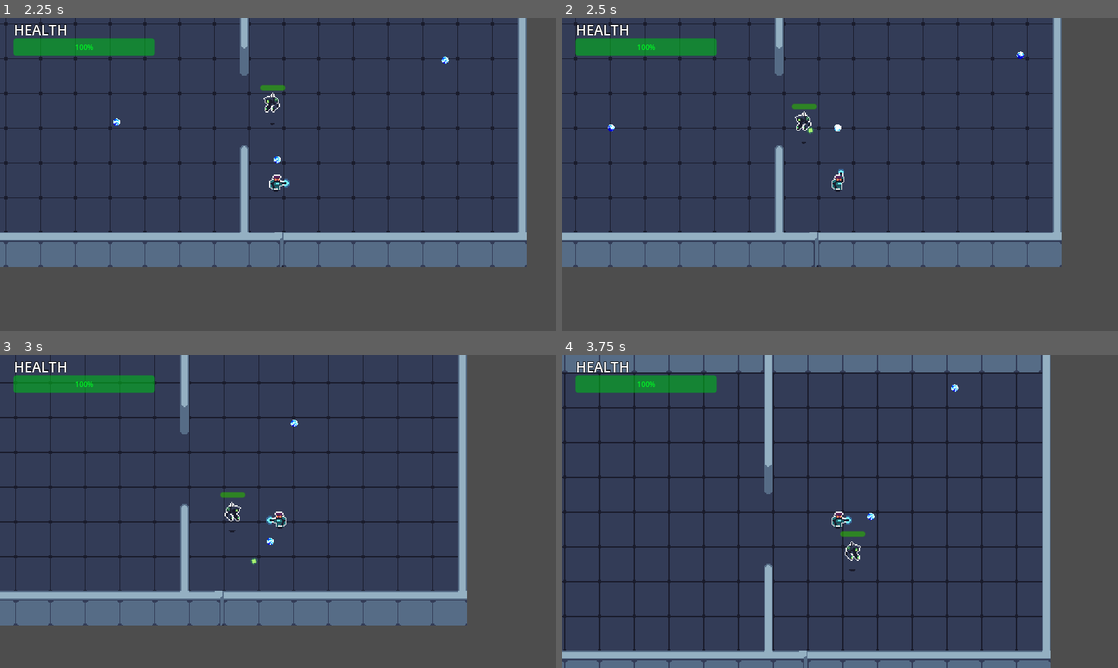
Above: before the commit, frames 1-4 (two rows, left to right).
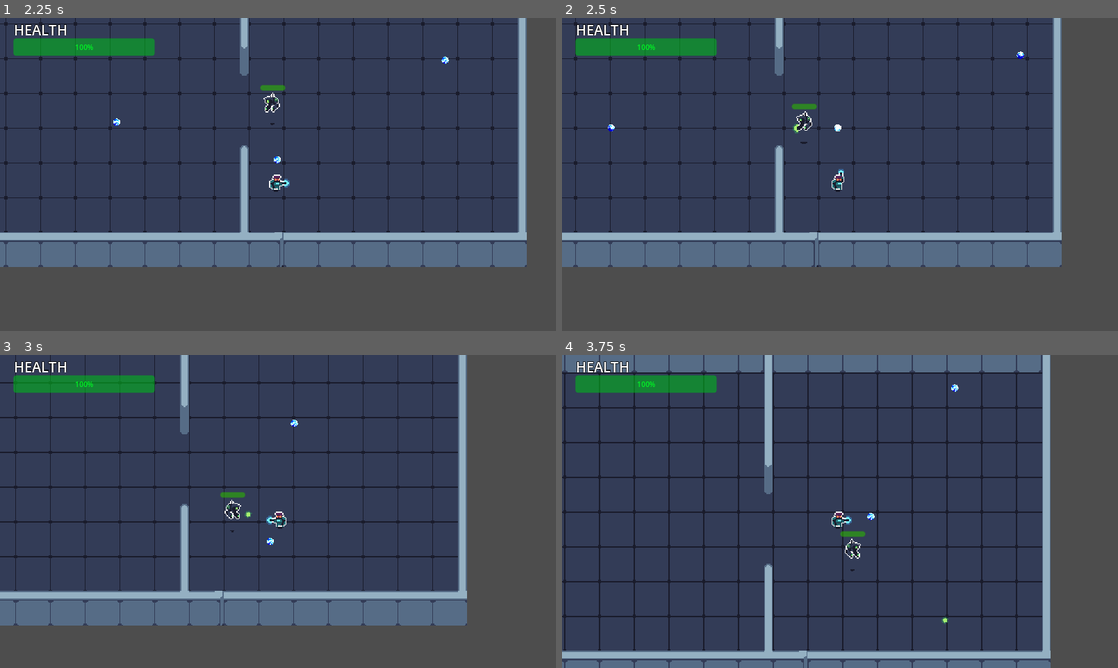
Above: after the commit, the same moments.

Repository: AugustanaCSC380January2024/final-game-solo
Game: Godot game, scene res://Scenes/Game.tscn
Same seed, same stepped clock (60 frames per second), same inputs: the game is played once before the commit and once after it.
Inputs (mouse positions are in pixels of both pictures, inside the frame that each line leads up to):
- Up to frame 1 (2.25 s): move the mouse to (400, 158) at 0.52 s; hold D (move_right) 0.53-1.28 s; click (400, 158) at 0.6 s; move the mouse to (166, 190) at 1.27 s; hold S (move_down) 1.28-2.03 s; click (166, 190) at 1.35 s; move the mouse to (333, 105) at 2.02 s; hold D (move_right) from 2.03 s (still down); click (333, 105) at 2.1 s
- Up to frame 2 (2.5 s): keep holding D (move_right)
- Up to frame 3 (3 s): move the mouse to (250, 574) at 2.77 s; release D (move_right) at 2.78 s; hold W (move_up) from 2.78 s (still down); click (250, 574) at 2.85 s
- Up to frame 4 (3.75 s): move the mouse to (1006, 558) at 3.52 s; release W (move_up) at 3.53 s; hold A (move_left) from 3.53 s (still down); click (1006, 558) at 3.6 s

Frame 1 is identical in both runs. In frame 2, 0.1% of the frame differs, in the area x 41-46%, y 29-41%; in frame 3, 0.1%, in the area x 40-47%, y 46-68%; in frame 4, 0.1%.

Commit message:
Added shooting and dying animation to enemy

Diff:
--- a/Scenes/enemy.tscn
+++ b/Scenes/enemy.tscn
@@ -36,6 +36,10 @@
 atlas = ExtResource("1_e25oh")
 region = Rect2(224, 96, 32, 32)
 
+[sub_resource type="AtlasTexture" id="AtlasTexture_pumyd"]
+atlas = ExtResource("1_e25oh")
+region = Rect2(288, 96, 32, 32)
+
 [sub_resource type="AtlasTexture" id="AtlasTexture_q4eij"]
 atlas = ExtResource("1_e25oh")
 region = Rect2(0, 0, 32, 32)
@@ -110,8 +114,11 @@
 }, {
 "duration": 1.0,
 "texture": SubResource("AtlasTexture_6ovuk")
-}],
-"loop": true,
+}, {
+"duration": 1.0,
+"texture": SubResource("AtlasTexture_pumyd")
+}],
+"loop": false,
 "name": &"die",
 "speed": 10.0
 }, {
@@ -162,7 +169,7 @@
 "duration": 1.0,
 "texture": SubResource("AtlasTexture_bilst")
 }],
-"loop": true,
+"loop": false,
 "name": &"shoot",
 "speed": 5.0
 }]
@@ -173,7 +180,43 @@
 [sub_resource type="CircleShape2D" id="CircleShape2D_mwe37"]
 radius = 120.004
 
+[sub_resource type="Animation" id="Animation_da0je"]
+resource_name = "die"
+length = 2.0
+tracks/0/type = "value"
+tracks/0/imported = false
+tracks/0/enabled = true
+tracks/0/path = NodePath("AnimatedSprite2D:animation")
+tracks/0/interp = 1
+tracks/0/loop_wrap = true
+tracks/0/keys = {
+"times": PackedFloat32Array(0),
+"transitions": PackedFloat32Array(1),
+"update": 1,
+"values": [&"die"]
+}
+
+[sub_resource type="Animation" id="Animation_cl0ka"]
+resource_name = "shoot"
+length = 0.4
+tracks/0/type = "value"
+tracks/0/imported = false
+tracks/0/enabled = true
+tracks/0/path = NodePath("AnimatedSprite2D:animation")
+tracks/0/interp = 1
+tracks/0/loop_wrap = true
+tracks/0/keys = {
+"times": PackedFloat32Array(0),
+"transitions": PackedFloat32Array(1),
+"update": 1,
+"values": [&"shoot"]
+}
+
 [sub_resource type="AnimationLibrary" id="AnimationLibrary_cd34t"]
+_data = {
+"die": SubResource("Animation_da0je"),
+"shoot": SubResource("Animation_cl0ka")
+}
 
 [node name="Enemy" type="CharacterBody2D" groups=["enemy"]]
 collision_layer = 4
@@ -184,7 +227,7 @@
 
 [node name="AnimatedSprite2D" type="AnimatedSprite2D" parent="."]
 sprite_frames = SubResource("SpriteFrames_qumam")
-animation = &"shoot"
+animation = &"die"
 autoplay = "idle"
 
 [node name="CollisionShape2D" type="CollisionShape2D" parent="."]
@@ -210,8 +253,6 @@
 
 [node name="WeaponTimer" type="Timer" parent="."]
 wait_time = 1.5
-
-[node name="AnimationTree" type="AnimationTree" parent="."]
 
 [node name="AnimationPlayer" type="AnimationPlayer" parent="."]
 libraries = {
--- a/Scripts/enemy.gd
+++ b/Scripts/enemy.gd
@@ -13,6 +13,7 @@
 @onready var animated_sprite = $AnimatedSprite2D
 @onready var health_bar = $HealthBar
 @onready var weapon_timer = $WeaponTimer
+@onready var animation_player = $AnimationPlayer
 
 var lazer_ball_scene = preload("res://Scenes/Projectiles/lazer_ball.tscn")
 
@@ -30,7 +31,8 @@
 	velocity = direction * speed
 	if (!dead && (abs(player.global_position.x - global_position.x) > 30) || (abs(player.global_position.y - global_position.y) > 30)):
 		move_and_slide()
-		update_animations(direction)
+		if !animation_player.is_playing():
+			update_animations(direction)
 
 func make_path():
 	if !dead:
@@ -56,8 +58,9 @@
 func die():
 		dead = true
 		velocity = Vector2.ZERO
-		animated_sprite.play("die")
-		await get_tree().create_timer(.7).timeout
+		health_bar.visible = false
+		animation_player.play("die")
+		await animation_player.animation_finished
 		queue_free()
 
 func set_health_bar():
@@ -65,13 +68,15 @@
 
 
 func shoot(body):
-	print("Shooting")
-	animated_sprite.play("shoot")
-	var lazer_ball = lazer_ball_scene.instantiate()
-	lazer_ball.global_position = global_position
-	lazer_ball.position = position
-	lazer_ball.direction = -body.global_position.direction_to(position)
-	projectile_container.add_child(lazer_ball)
+	if !dead:
+		print("Shooting")
+		animation_player.play("shoot")
+		await animation_player.animation_finished
+		var lazer_ball = lazer_ball_scene.instantiate()
+		lazer_ball.global_position = global_position
+		lazer_ball.position = position
+		lazer_ball.direction = -body.global_position.direction_to(position)
+		projectile_container.add_child(lazer_ball)
 
 
 func _on_range_body_entered(body):
Not shown: 1 places in Scenes/enemy.tscn that only renumber resources
